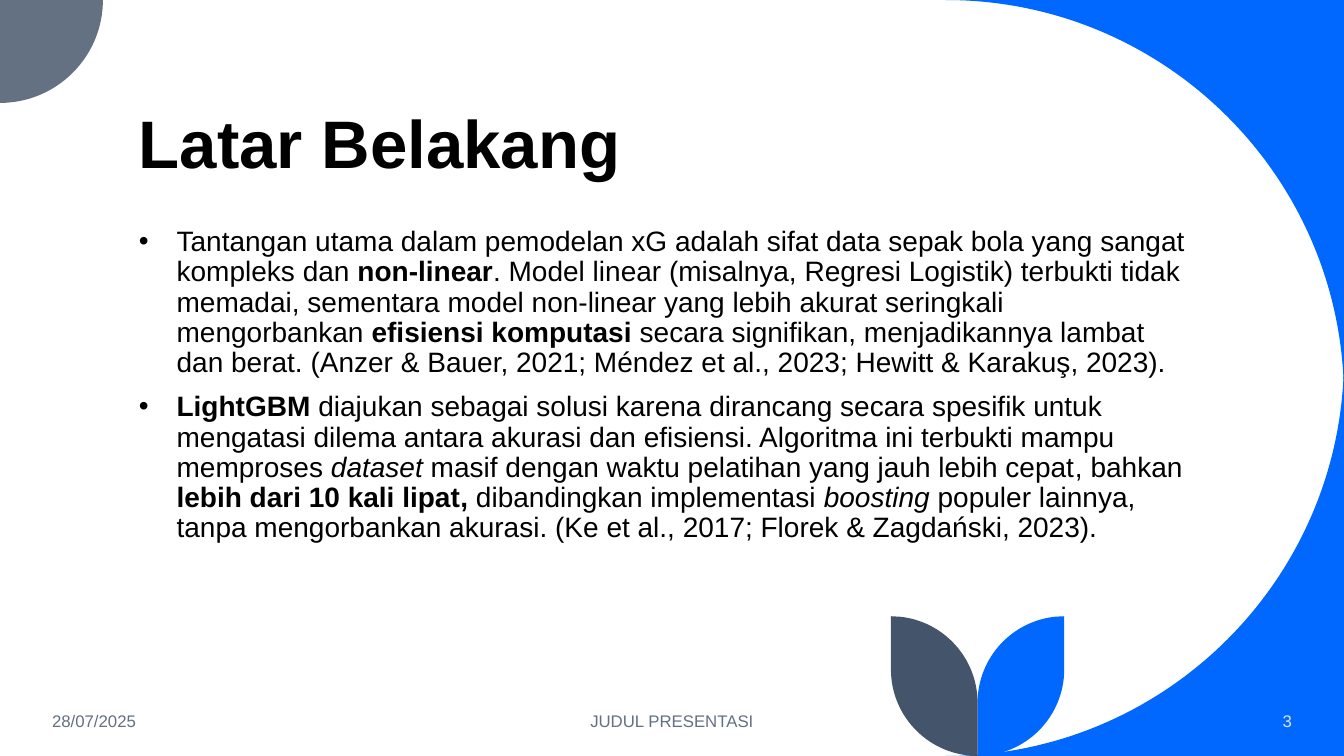
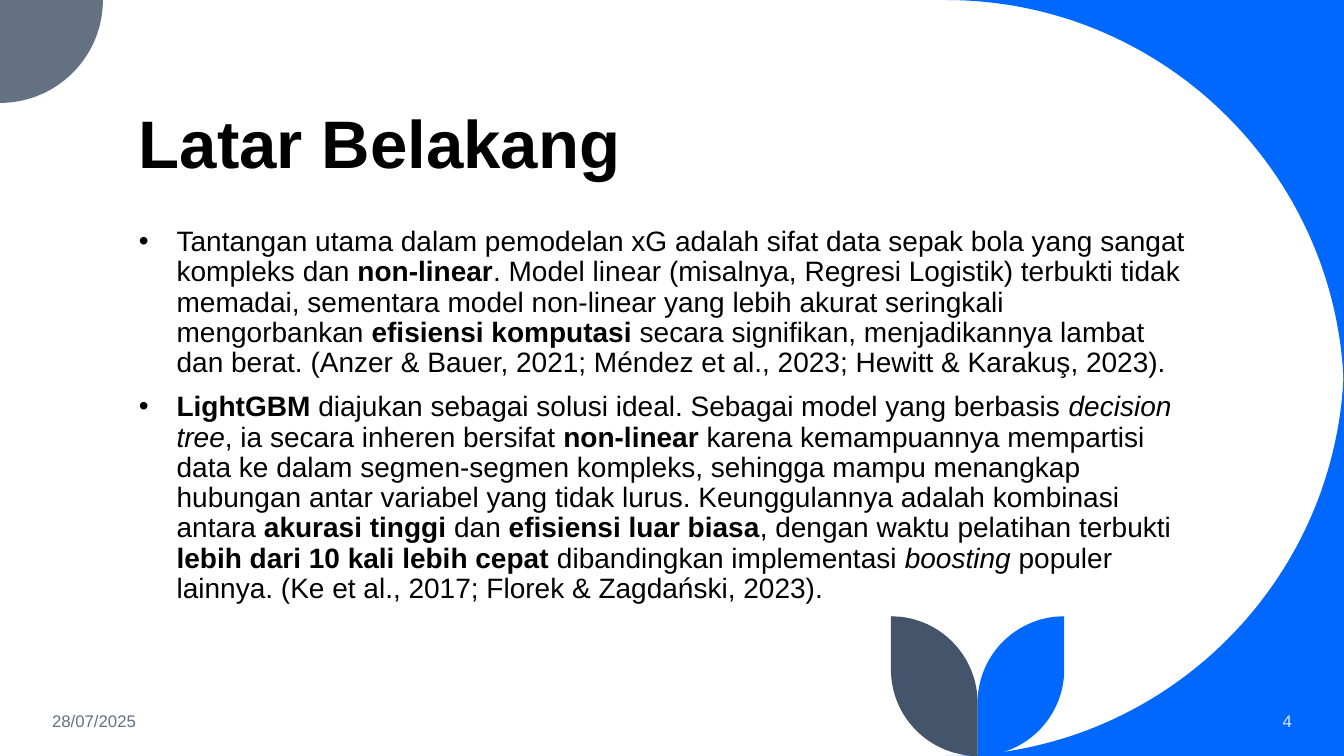
Before and after one commit to fadhilra101/skripsi, a slide deck: slide 4 of ppt/PPT SEMPRO FADHIL.pptx (slide 3 before the commit). Drawn at 1344x756 pixels with LibreOffice and Linux fonts; fonts in the diff are those of the drawing. Boxes give left, top, right and bottom in pixels: in the first picture for what was removed or moved away, otherwise in the second. Text is boxed around its words. In the diff, an @@ line names an element or a change of style, - is before the commit and + after.

```diff
--- a/ppt/PPT SEMPRO FADHIL.pptx
+++ b/ppt/PPT SEMPRO FADHIL.pptx
@@ text at <box>177,395,1172,603</box>: text changed @@
-• LightGBM diajukan sebagai solusi karena dirancang secara spesifik untuk mengatasi dilema antara akurasi dan efisiensi. Algoritma ini terbukti mampu memproses dataset masif dengan waktu pelatihan yang jauh lebih cepat, bahkan lebih dari 10 kali lipat, dibandingkan implementasi boosting populer lainnya, tanpa mengorbankan akurasi. (Ke et al., 2017; Florek & Zagdański, 2023).
+• LightGBM diajukan sebagai solusi ideal. Sebagai model yang berbasis decision tree, ia secara inheren bersifat non-linear karena kemampuannya mempartisi data ke dalam segmen-segmen kompleks, sehingga mampu menangkap hubungan antar variabel yang tidak lurus. Keunggulannya adalah kombinasi antara akurasi tinggi dan efisiensi luar biasa, dengan waktu pelatihan terbukti lebih dari 10 kali lebih cepat dibandingkan implementasi boosting populer lainnya. (Ke et al., 2017; Florek & Zagdański, 2023).
@@ text removed at <box>590,715,753,727</box> @@
-JUDUL PRESENTASI
@@ page number at <box>1283,715,1292,727</box>: text changed @@
-3
+4
```
Also in this commit, not shown: 4 other slides changed, 4 slides added, 1 other file.
